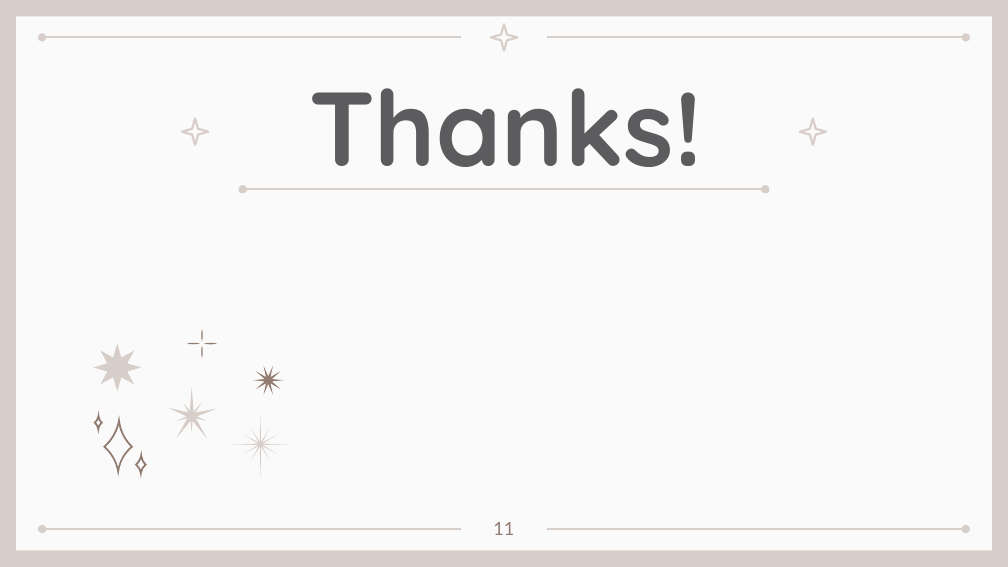
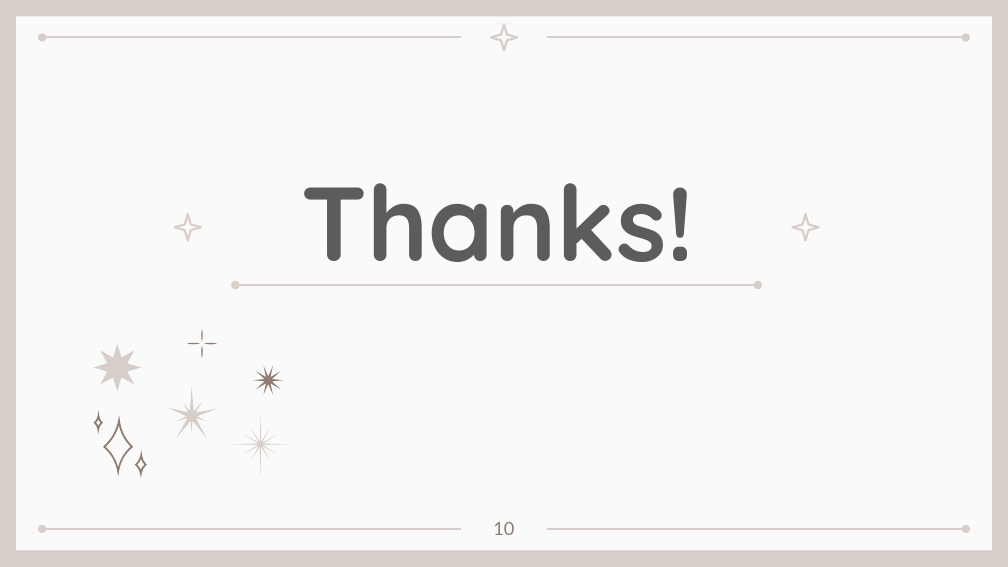
Before and after one commit to kionce57/Taiwan_Job_Market_Analysis, a slide deck: slide 11 of 程式介紹與展示.pptx. Drawn at 1008x567 pixels with LibreOffice and Linux fonts; fonts in the diff are those of the drawing. Boxes give left, top, right and bottom in pixels: in the first picture for what was removed or moved away, otherwise in the second. Text is boxed around its words. In the diff, an @@ line names an element or a change of style, - is before the commit and + after.

```diff
--- a/程式介紹與展示.pptx
+++ b/程式介紹與展示.pptx
@@ 2 stars, 1 title, 1 double arrow: place and size @@
-2 stars, 1 title, 1 double arrow at [181, 88, 826, 190]
+2 stars, 1 title, 1 double arrow at [174, 183, 818, 286]
@@ text at [493, 522, 514, 535]: text changed @@
-11
+10
```
Also in this commit, not shown: 7 other slides changed, 2 other files.
